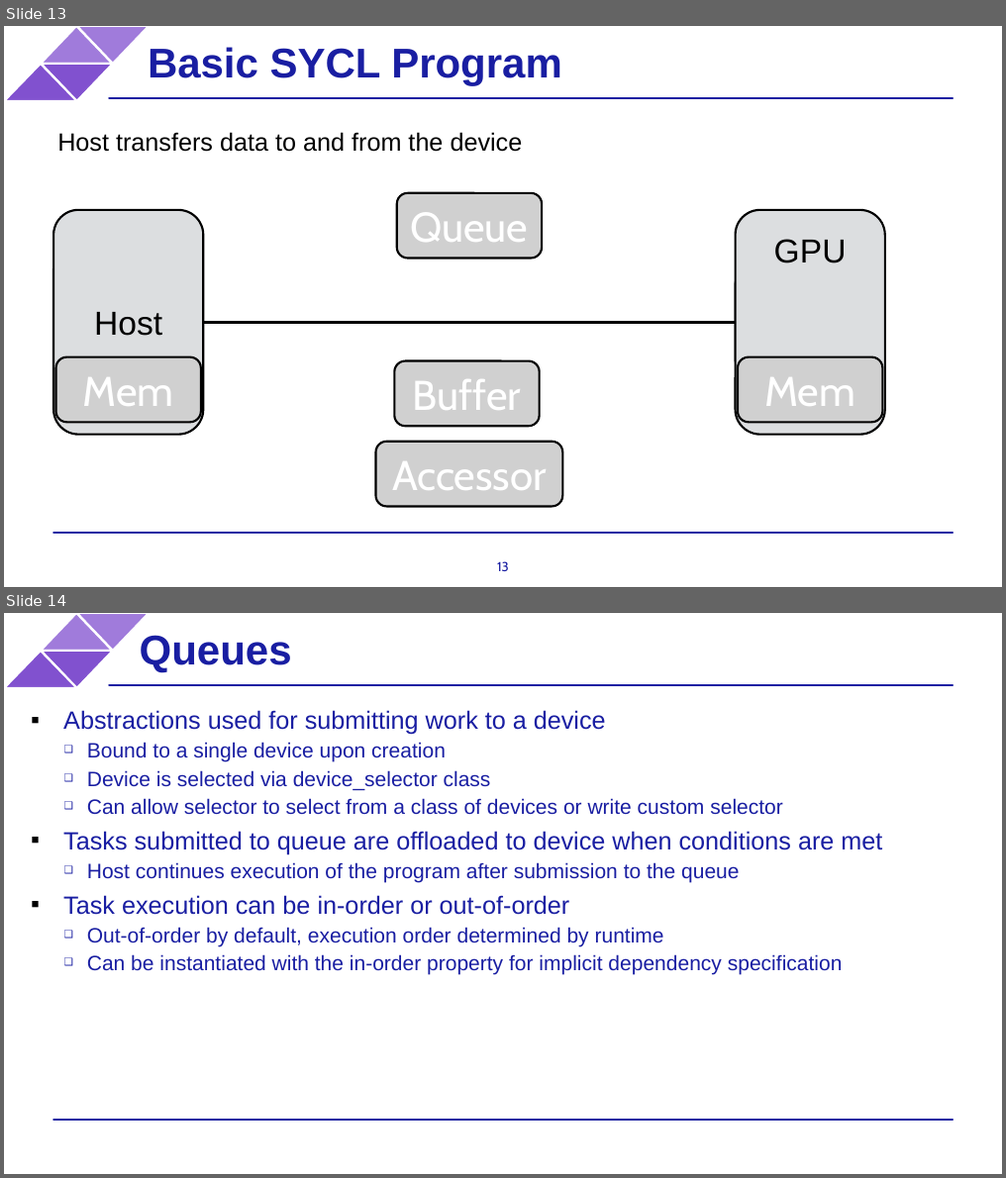
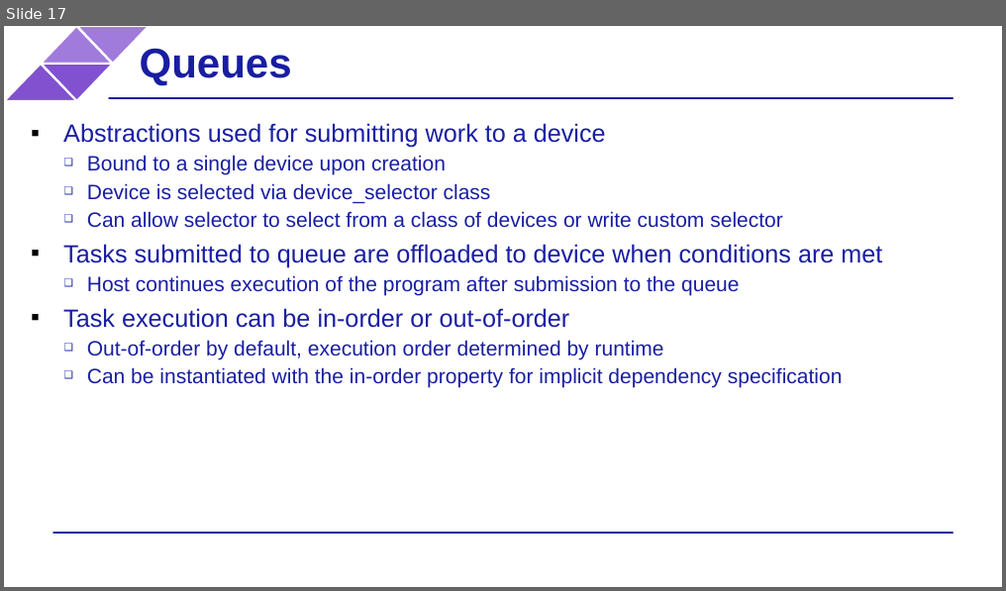
Before and after one commit to BenjaminMFindley/Reconfig-2-SYCL-DPCPP, a slide deck: Slides/SYCL intro.pptx. Shown one above the other, each under a label of ours: slides 13 and 14 before the commit, slide 17 after it. The pictures are 1006x1178 and 1006x591 pixels, drawn with LibreOffice and Linux fonts; fonts in the diff are those of the drawing; grey boxes stand for pictures; background and template pictures are left out. Boxes give left, top, right and bottom in pixels: in the first picture for what was removed or moved away, otherwise in the second. Text is boxed around its words. In the diff, an @@ line names an element or a change of style, - is before the commit and + after.

```diff
--- a/Slides/SYCL intro.pptx
+++ b/Slides/SYCL intro.pptx
@@ slide 13 removed at (4, 26, 1002, 587), background #FFFFFF; not listed: 6 template elements that a slide beside it also shows @@
@@ title removed at (148, 47, 562, 86) @@
-Basic SYCL Program
@@ text removed at (57, 132, 523, 152) @@
-Host transfers data to and from the device
@@ picture removed at (397, 193, 543, 258) @@
-Queue
@@ rounded rectangle removed at (54, 210, 203, 435) @@
@@ rounded rectangle removed at (736, 210, 885, 435) @@
@@ text removed at (774, 239, 846, 264) @@
-GPU
@@ rounded rectangle removed at (736, 267, 885, 378) @@
@@ text removed at (94, 312, 162, 336) @@
-Host
@@ line removed from (203, 322) to (736, 322) @@
@@ text removed at (736, 297, 885, 347) @@
-GPU
@@ picture removed at (55, 358, 201, 423) @@
-Mem
@@ picture removed at (395, 362, 540, 427) @@
-Buffer
@@ picture removed at (738, 358, 883, 423) @@
-Mem
@@ picture removed at (376, 442, 563, 506) @@
-Accessor
@@ page number removed at (497, 562, 509, 571) @@
-13
@@ what was slide 14 is now slide 17 @@
```
Also in this commit, not shown: 5 slides changed, 1 slide added.
